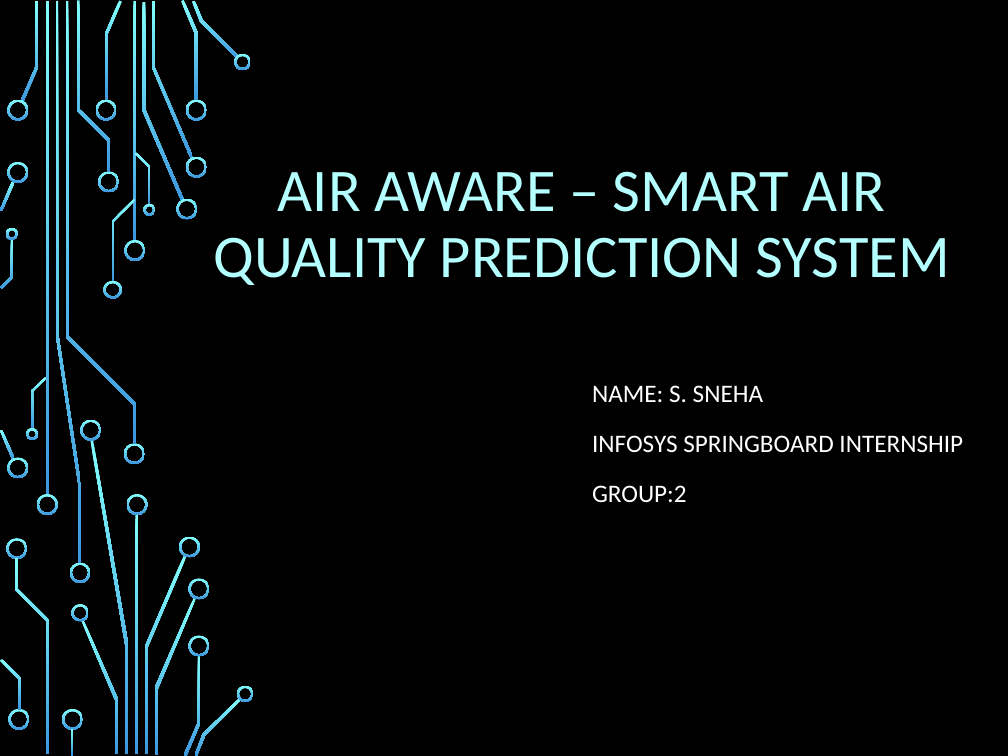
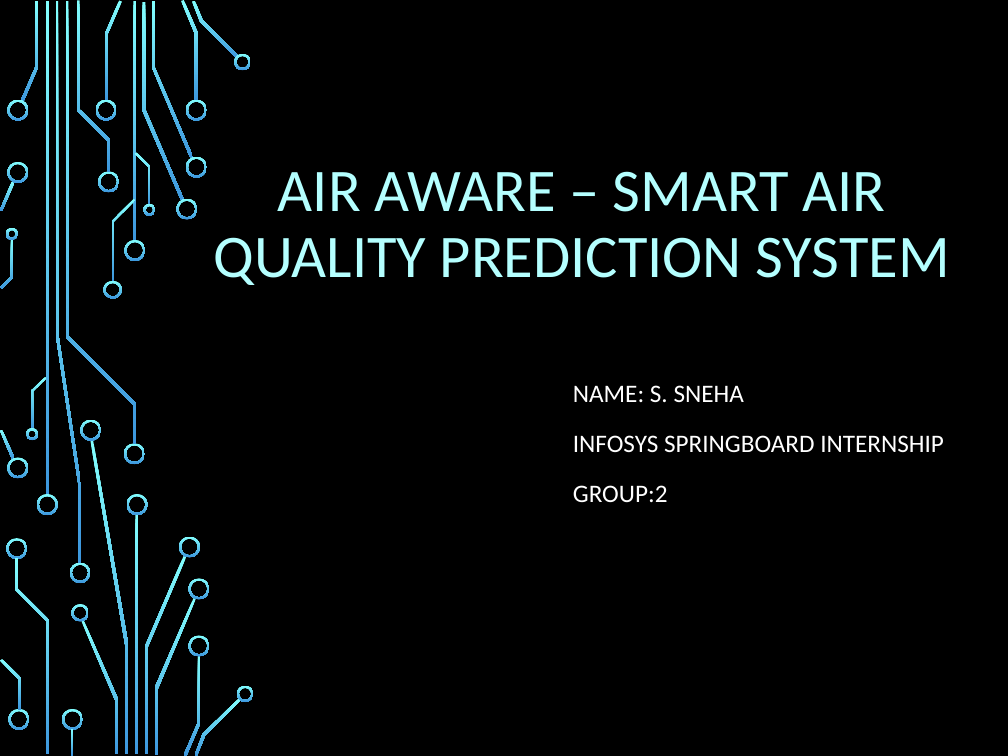
Before and after one commit to snehareddy22/AirAware, a slide deck: slide 1 of PPT/project ppt.pptx. Drawn at 1008x756 pixels with LibreOffice and Linux fonts; fonts in the diff are those of the drawing; background and template pictures are left out. Boxes give left, top, right and bottom in pixels: in the first picture for what was removed or moved away, otherwise in the second. Text is boxed around its words. In the diff, an @@ line names an element or a change of style, - is before the commit and + after.

```diff
--- a/PPT/project ppt.pptx
+++ b/PPT/project ppt.pptx
@@ subtitle "NAME: S. SNEHA": place and size @@
-subtitle "NAME: S. SNEHA" at [592,385,963,502]
+subtitle "NAME: S. SNEHA" at [573,385,944,502]
```
Also in this commit, not shown: 9 other files.
